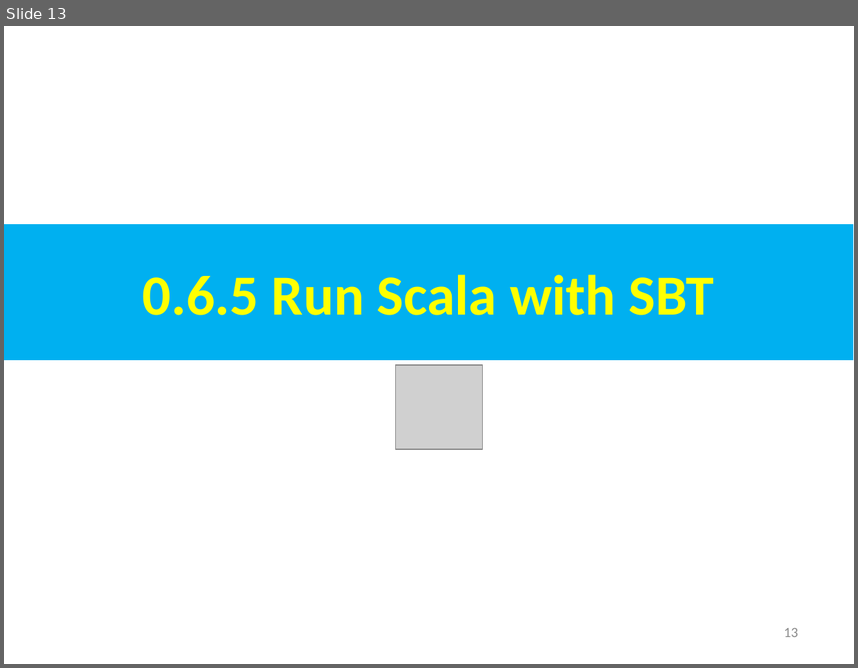
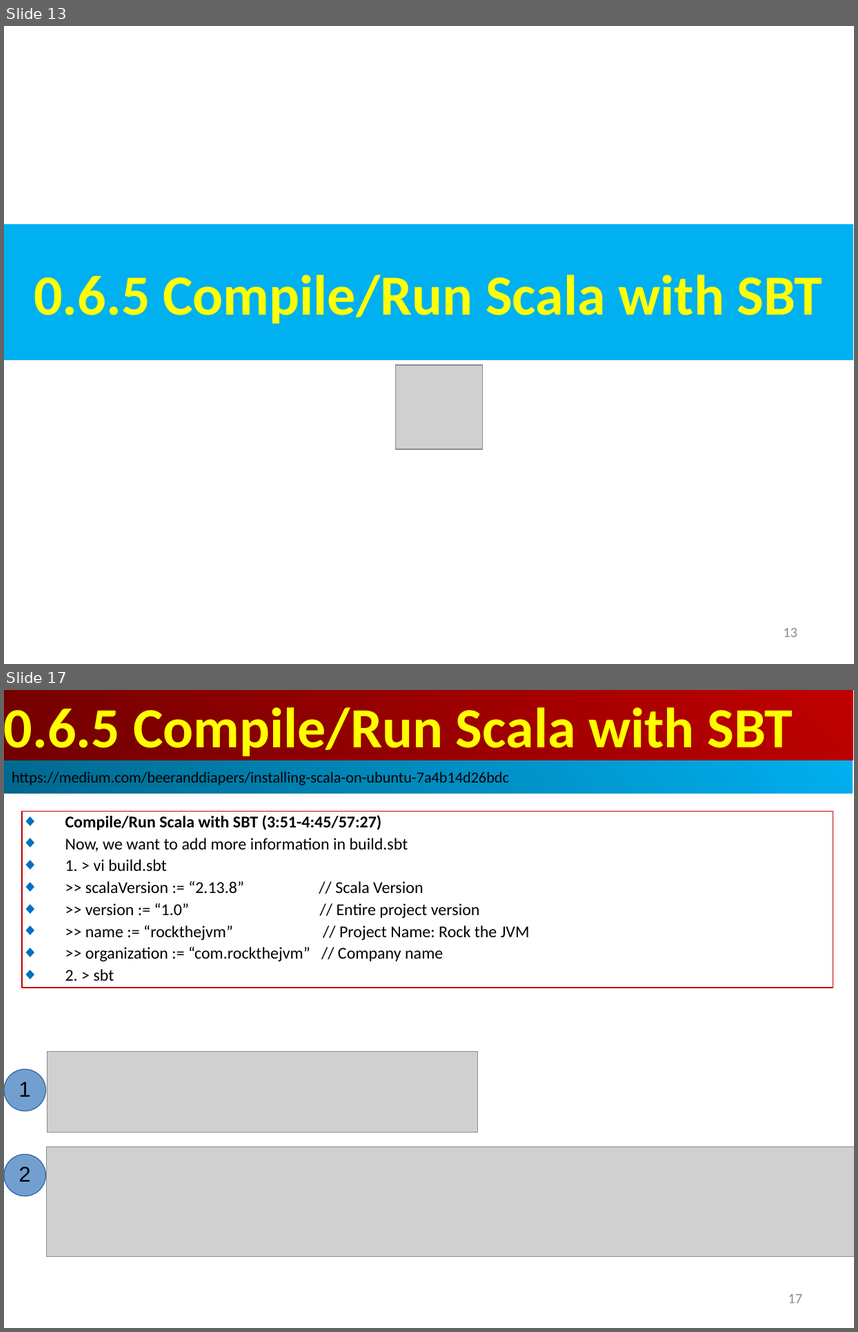
Before and after one commit to peterhchen/AIU_CS800_Chisel, a slide deck: 002_Tool/000_Video/000.06_Run_Scala_SBT.ppt. Shown one above the other, each under a label of ours: slide 13 before the commit, slides 13 and 17 after it; the slides between them are not shown. The pictures are 858x668 and 858x1332 pixels, drawn with LibreOffice and Linux fonts; fonts in the diff are those of the drawing; grey boxes stand for pictures. Boxes give left, top, right and bottom in pixels: in the first picture for what was removed or moved away, otherwise in the second. Text is boxed around its words. In the diff, an @@ line names an element or a change of style, - is before the commit and + after.

```diff
--- a/002_Tool/000_Video/000.06_Run_Scala_SBT.ppt
+++ b/002_Tool/000_Video/000.06_Run_Scala_SBT.ppt
@@ slide 17 added at bbox=[4, 690, 854, 1328], background #FFFFFF @@
@@ rectangle added at bbox=[4, 690, 853, 760], fill gradient #BF0000 to #710000, 48 pt, text #FFFF00, bold @@
+0.6.5 Compile/Run Scala with SBT
@@ rectangle added at bbox=[4, 760, 853, 793], fill gradient #00AFEF to #00688E, 13 pt, text #000000 @@
+https://medium.com/beeranddiapers/installing-scala-on-ubuntu-7a4b14d26bdc
@@ rectangle added at bbox=[22, 811, 833, 987], outline #C00000 0.74 pt, 14 pt, text #000000 @@
+◆ Compile/Run Scala with SBT (3:51-4:45/57:27)
+◆ Now, we want to add more information in build.sbt
+◆ 1. > vi build.sbt
+◆ >> scalaVersion := “2.13.8” // Scala Version
+◆ >> version := “1.0” // Entire project version
+◆ >> name := “rockthejvm” // Project Name: Rock the JVM
+◆ >> organization := “com.rockthejvm” // Company name
+◆ 2. > sbt
@@ group added at bbox=[4, 1052, 854, 1256]: 2 pictures, 2 ellipses @@
+1
+2
@@ page number added at bbox=[788, 1294, 802, 1303], 12 pt, text #8B8B8B @@
+17
@@ slide 13 changed as well @@
@@ text in rectangle at bbox=[34, 274, 823, 323]: text changed @@
-0.6.5 Run Scala with SBT
+0.6.5 Compile/Run Scala with SBT
```
Also in this commit, not shown: 15 other slides changed, 27 other slides added.
